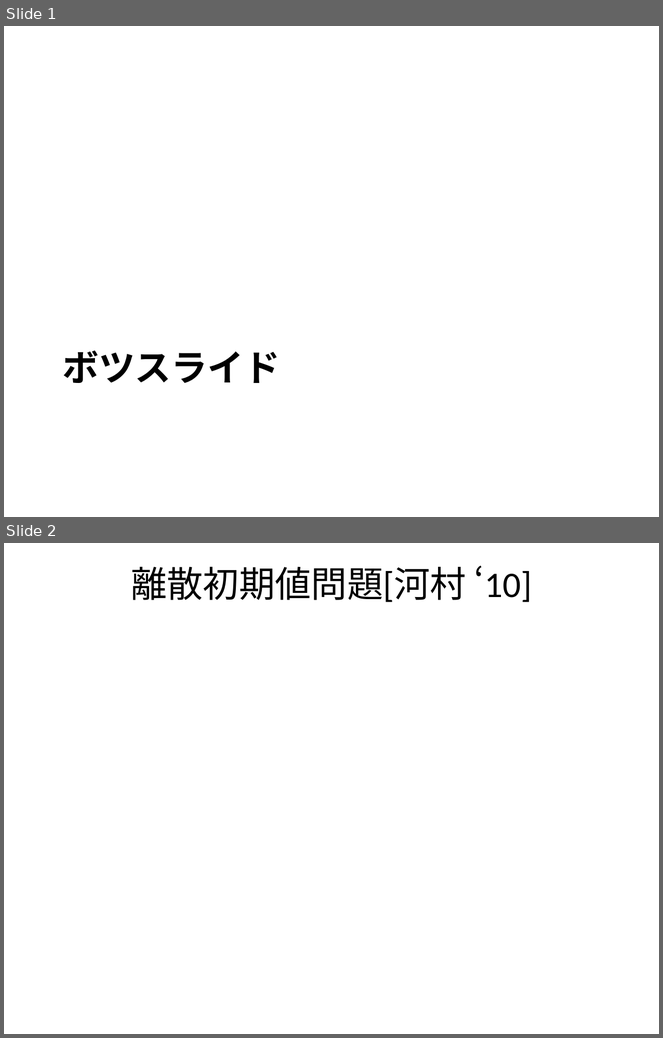
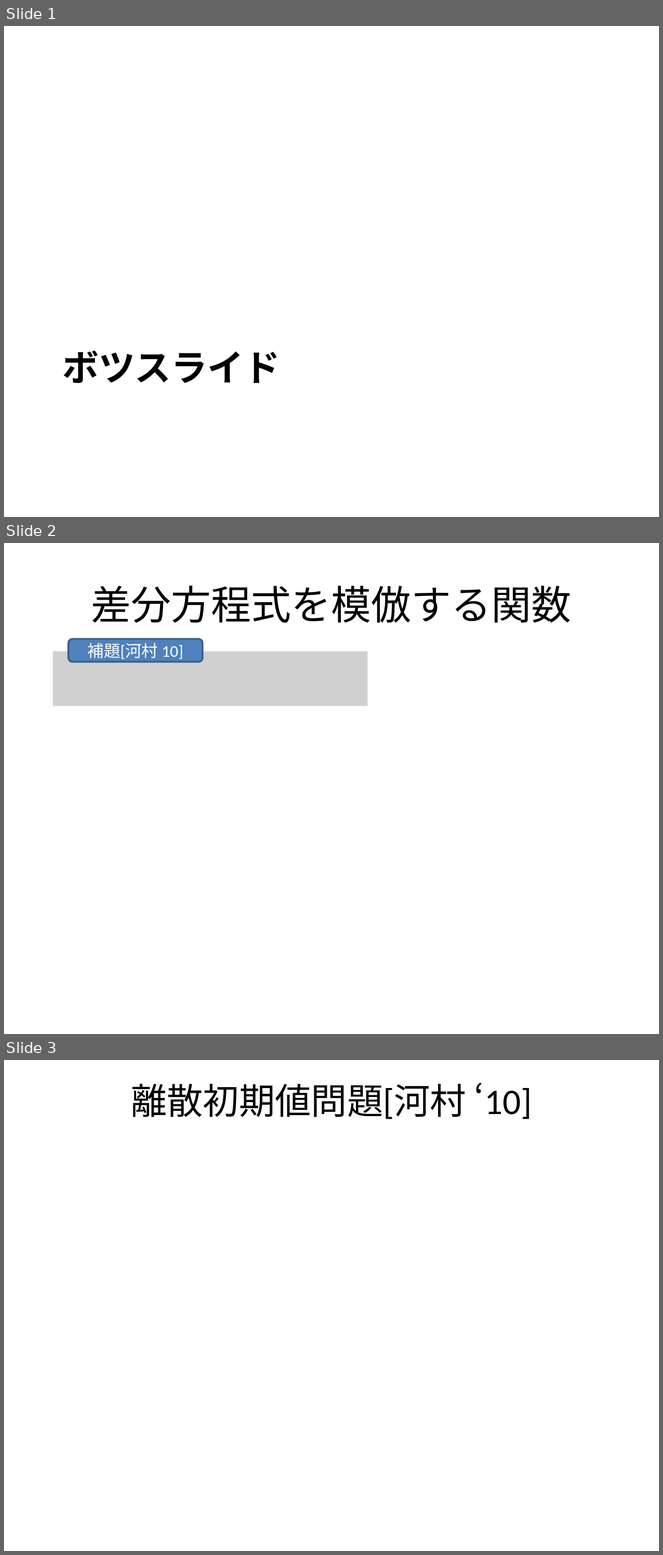
Before and after one commit to ex-hota911/LA2011Winter, a slide deck: slide/botsu.pptx. Shown one above the other, each under a label of ours: slides 1 and 2 before the commit, slides 1, 2 and 3 after it. The pictures are 663x1038 and 663x1555 pixels, drawn with LibreOffice and Linux fonts; fonts in the diff are those of the drawing; grey boxes stand for pictures. Boxes give left, top, right and bottom in pixels: in the first picture for what was removed or moved away, otherwise in the second. Text is boxed around its words. In the diff, an @@ line names an element or a change of style, - is before the commit and + after.

```diff
--- a/slide/botsu.pptx
+++ b/slide/botsu.pptx
@@ slide 2 added at bbox=[4, 543, 659, 1034], background #FFFFFF @@
@@ title added at bbox=[91, 586, 572, 623], 44 pt, text #000000 @@
+差分方程式を模倣する関数
@@ picture added at bbox=[53, 651, 367, 706] @@
@@ rounded rectangle added at bbox=[68, 639, 203, 662], fill #4F81BD, outline #3A5F8C 2 pt, 18 pt, text #FFFFFF @@
+補題[河村 10]
@@ what was slide 2 is now slide 3 @@
```
Also in this commit, not shown: 7 other slides added, 3 other files.
